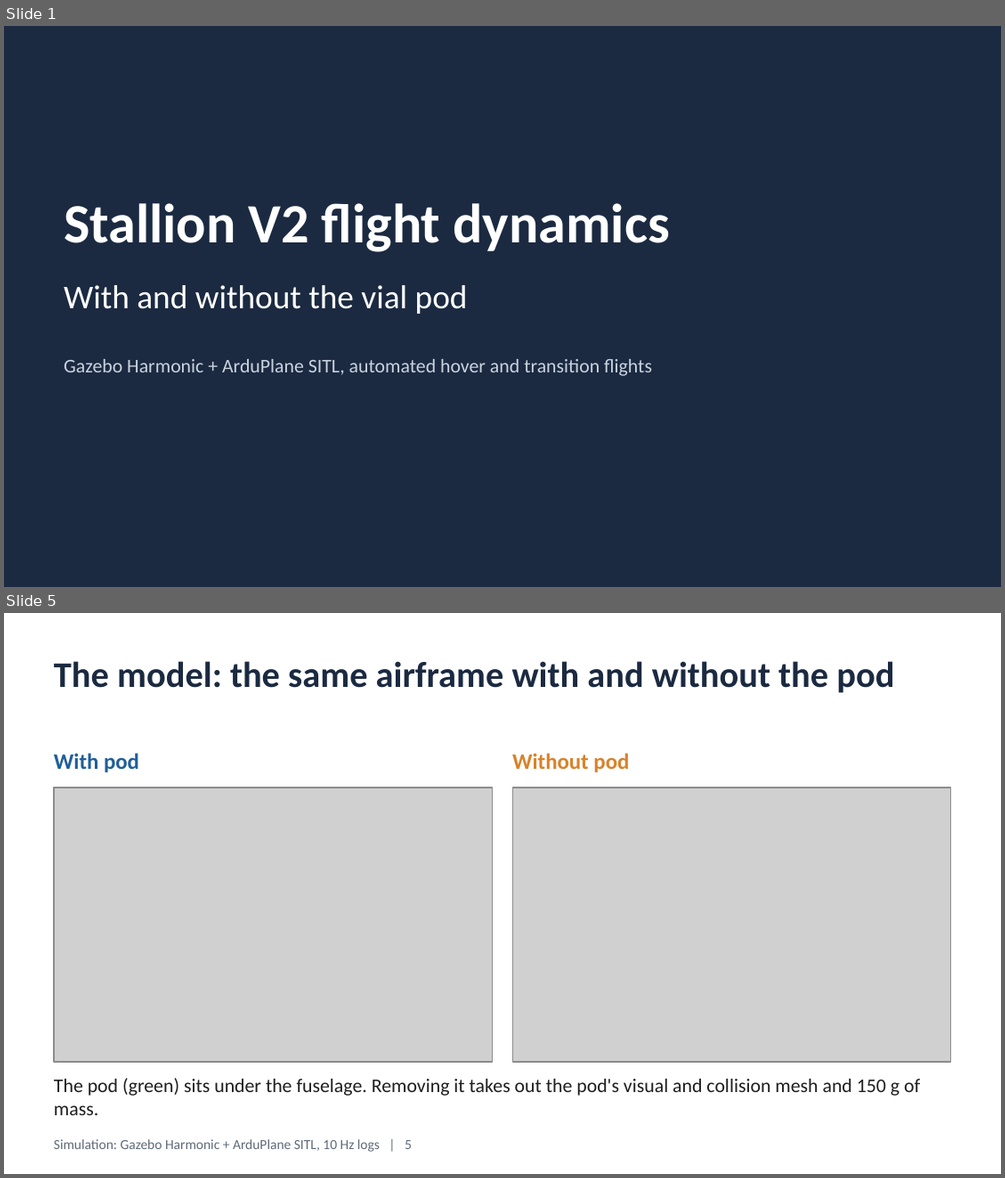
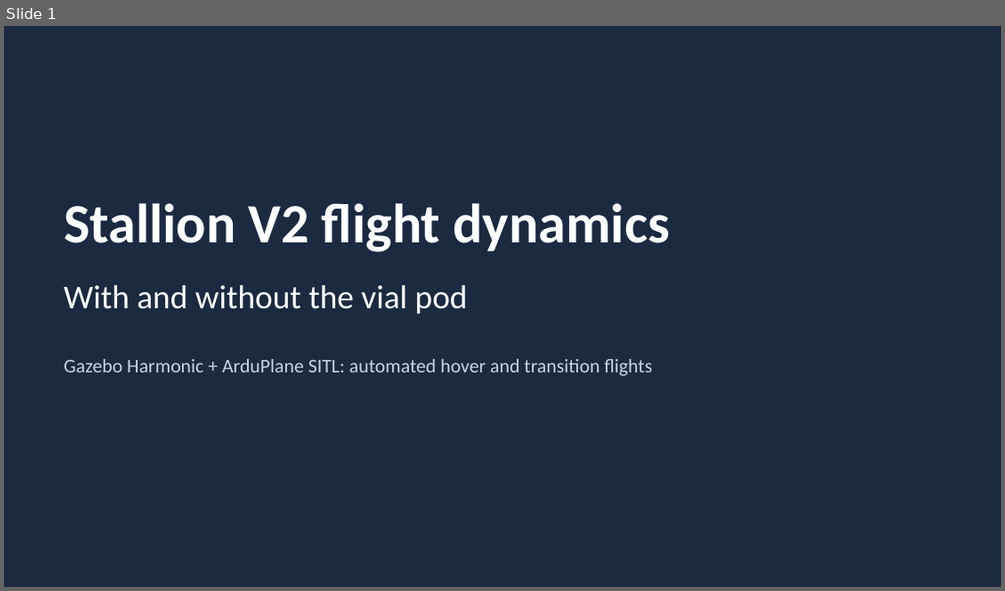
Before and after one commit to nimit0506/StallionAutomation, a slide deck: docs/Stallion_V2_Pod_vs_NoPod_Flight_Dynamics.pptx. Shown one above the other, each under a label of ours: slides 1 and 5 before the commit, slide 1 after it; the slides between them are not shown. The pictures are 1005x1178 and 1005x591 pixels, drawn with LibreOffice and Linux fonts; fonts in the diff are those of the drawing; grey boxes stand for pictures. Boxes give left, top, right and bottom in pixels: in the first picture for what was removed or moved away, otherwise in the second. Text is boxed around its words. In the diff, an @@ line names an element or a change of style, - is before the commit and + after.

```diff
--- a/docs/Stallion_V2_Pod_vs_NoPod_Flight_Dynamics.pptx
+++ b/docs/Stallion_V2_Pod_vs_NoPod_Flight_Dynamics.pptx
@@ slide 5 removed at [4,613,1001,1174], background #FFFFFF @@
@@ text removed at [54,661,894,693] @@
-The model: the same airframe with and without the pod
@@ text removed at [54,753,139,772] @@
-With pod
@@ text removed at [512,753,629,772] @@
-Without pod
@@ picture removed at [54,787,493,1062] @@
@@ picture removed at [512,787,951,1062] @@
@@ text removed at [54,1078,920,1115] @@
-The pod (green) sits under the fuselage. Removing it takes out the pod's visual and collision mesh and 150 g of mass.
@@ text removed at [54,1139,412,1151] @@
-Simulation: Gazebo Harmonic + ArduPlane SITL, 10 Hz logs | 5
@@ slide 1 changed as well @@
@@ text at [64,359,652,376]: text changed @@
-Gazebo Harmonic + ArduPlane SITL, automated hover and transition flights
+Gazebo Harmonic + ArduPlane SITL: automated hover and transition flights
```
Also in this commit, not shown: 11 other slides changed, 3 slides added, 1 other slide removed, 1 other file.
